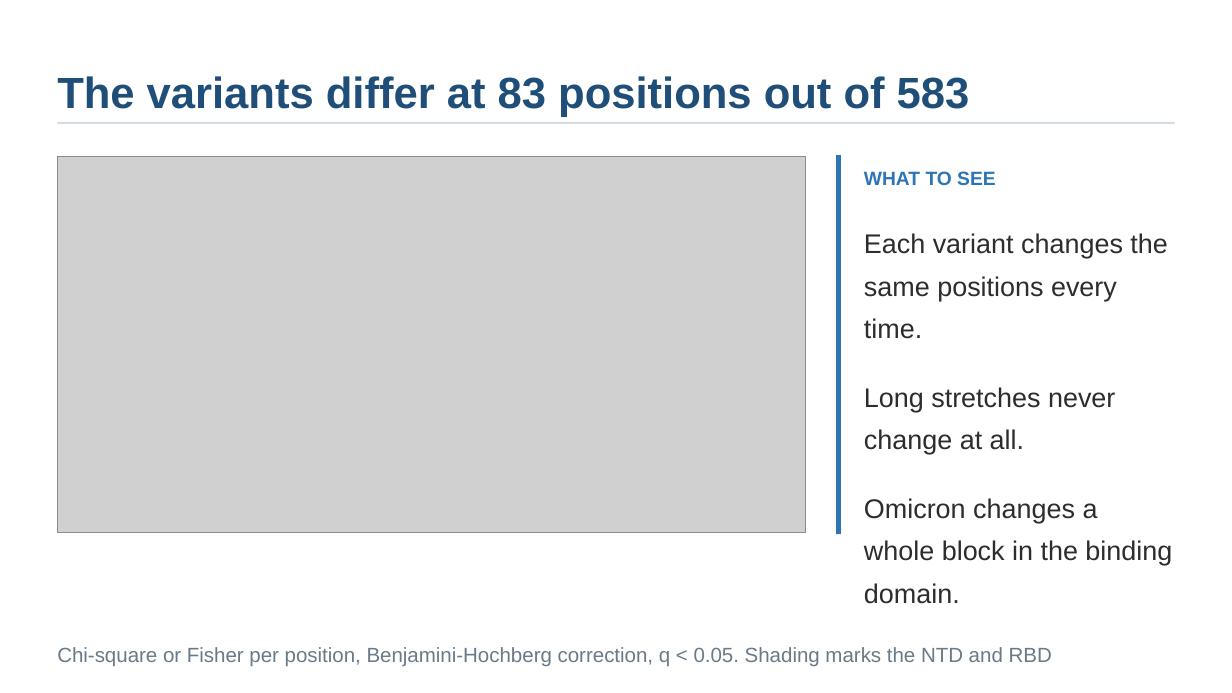
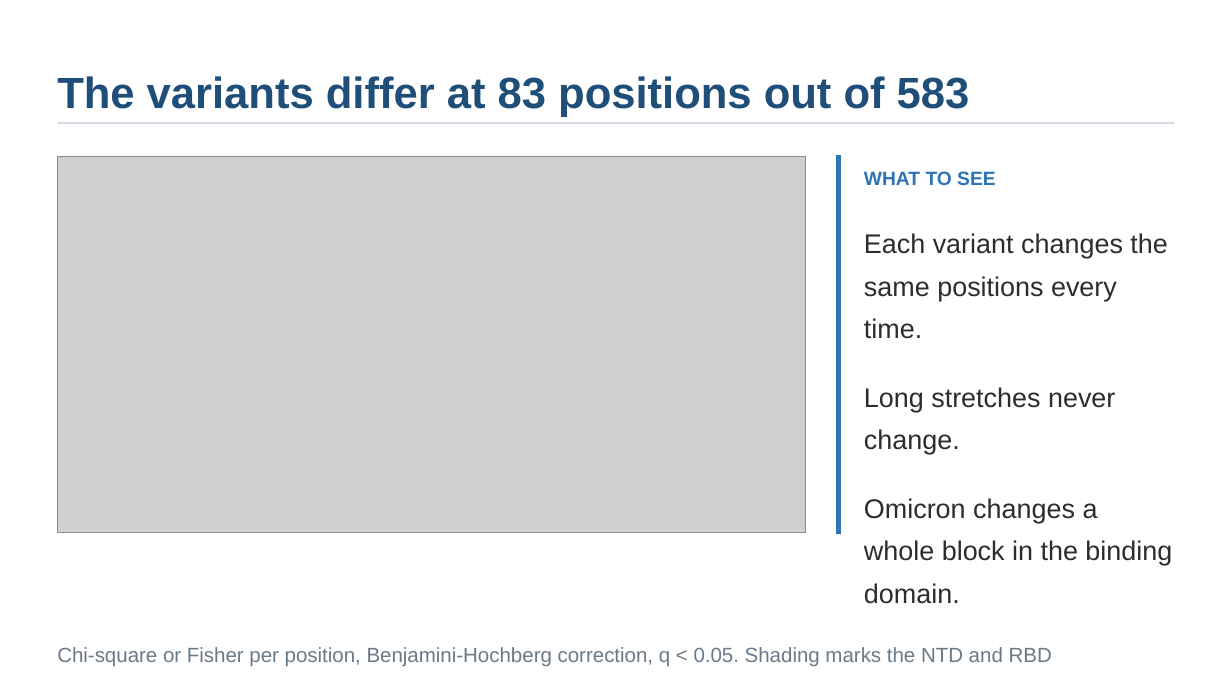
Before and after one commit to AzharAhmed-bot/covid-variant-analysis, a slide deck: slide 6 of deliverables/spike_variation_presentation.pptx. Drawn at 1232x693 pixels with LibreOffice and Linux fonts; fonts in the diff are those of the drawing; grey boxes stand for pictures. Boxes give left, top, right and bottom in pixels: in the first picture for what was removed or moved away, otherwise in the second. Text is boxed around its words. In the diff, an @@ line names an element or a change of style, - is before the commit and + after.

Commit message:
Apply writing style rules to slide text

```diff
--- a/deliverables/spike_variation_presentation.pptx
+++ b/deliverables/spike_variation_presentation.pptx
@@ text at <box>864,387,1115,454</box>: text changed @@
-Long stretches never change at all.
+Long stretches never change.
```
Also in this commit, not shown: 6 other slides changed, 1 other file.
